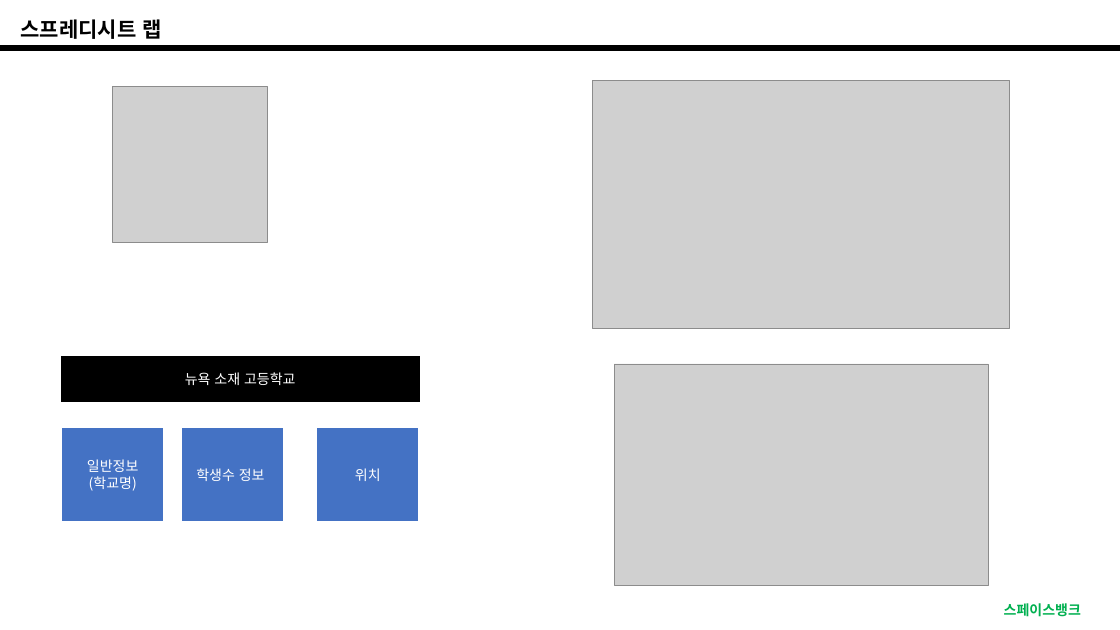
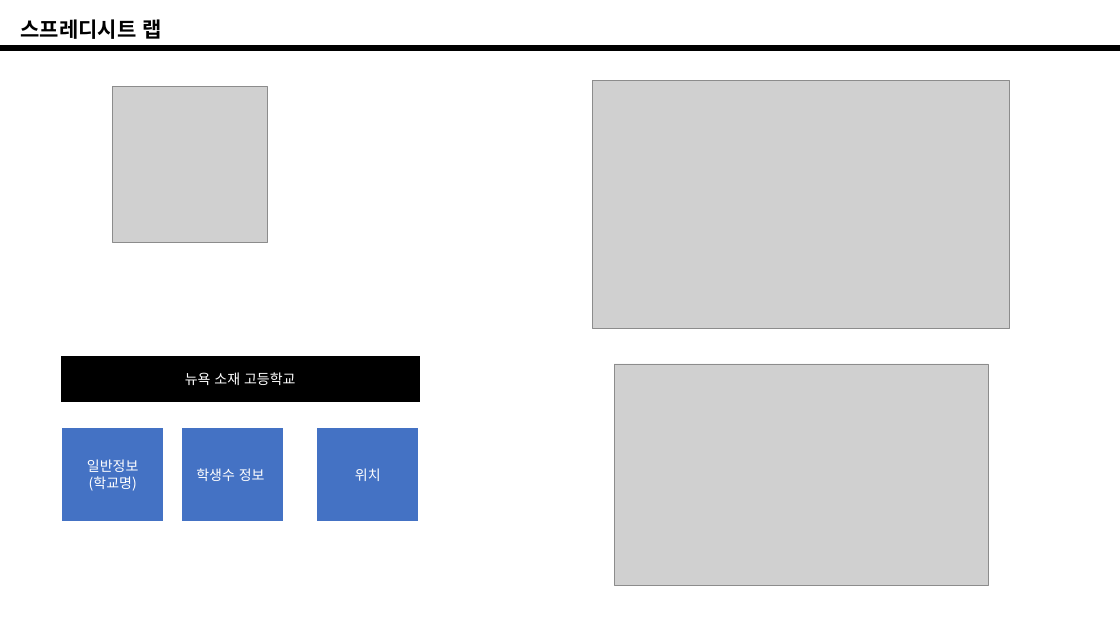
Before and after one commit to kingntop/ap, a slide deck: slide 7 of 3/TTA_교육_과정_3.pptx. Drawn at 1120x630 pixels with LibreOffice and Linux fonts; fonts in the diff are those of the drawing; grey boxes stand for pictures; background and template pictures are left out. Boxes give left, top, right and bottom in pixels: in the first picture for what was removed or moved away, otherwise in the second. Text is boxed around its words. In the diff, an @@ line names an element or a change of style, - is before the commit and + after.

```diff
--- a/3/TTA_교육_과정_3.pptx
+++ b/3/TTA_교육_과정_3.pptx
@@ text removed at [1004,603,1081,617] @@
-스페이스뱅크
```
Also in this commit, not shown: 10 other slides changed, 1 slide added, 1 slide removed, 4 other files.
